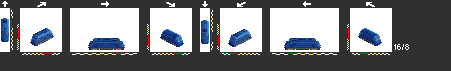
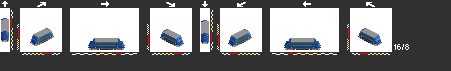
Layer changes from the first 451 x 71 image to the second:
added layer "ltmy1" above "tttmy1" over [1, 19, 381, 50]
showed "my" over [1, 19, 381, 50]
hid "mx" over [1, 19, 381, 50]
